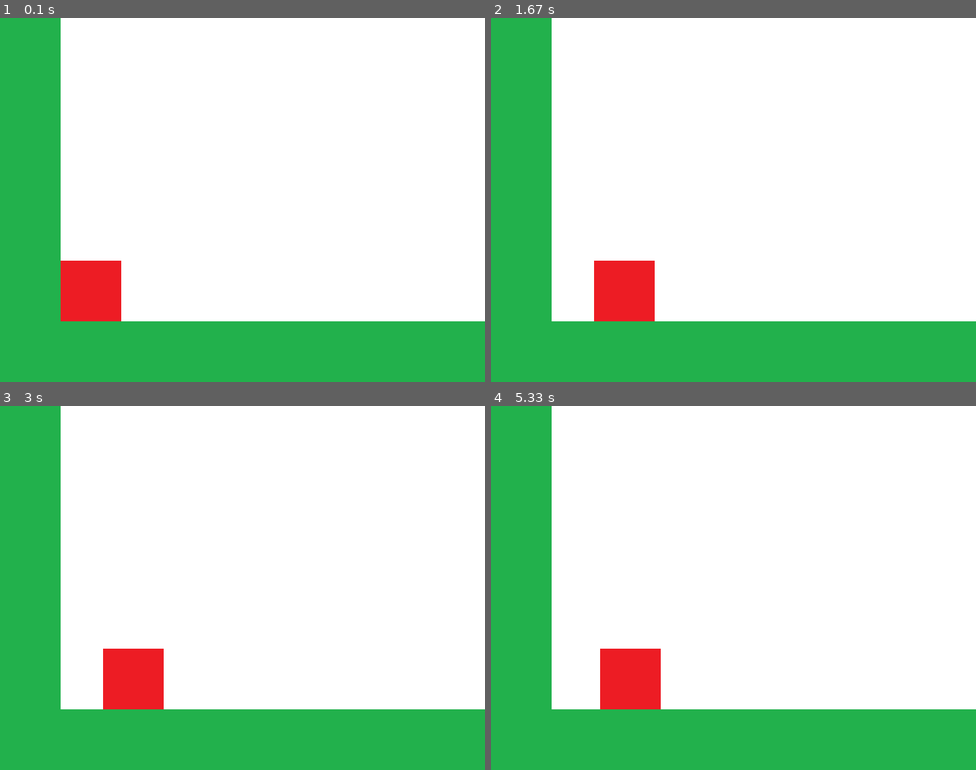
Above: before the commit, frames 1-4 (two rows, left to right).
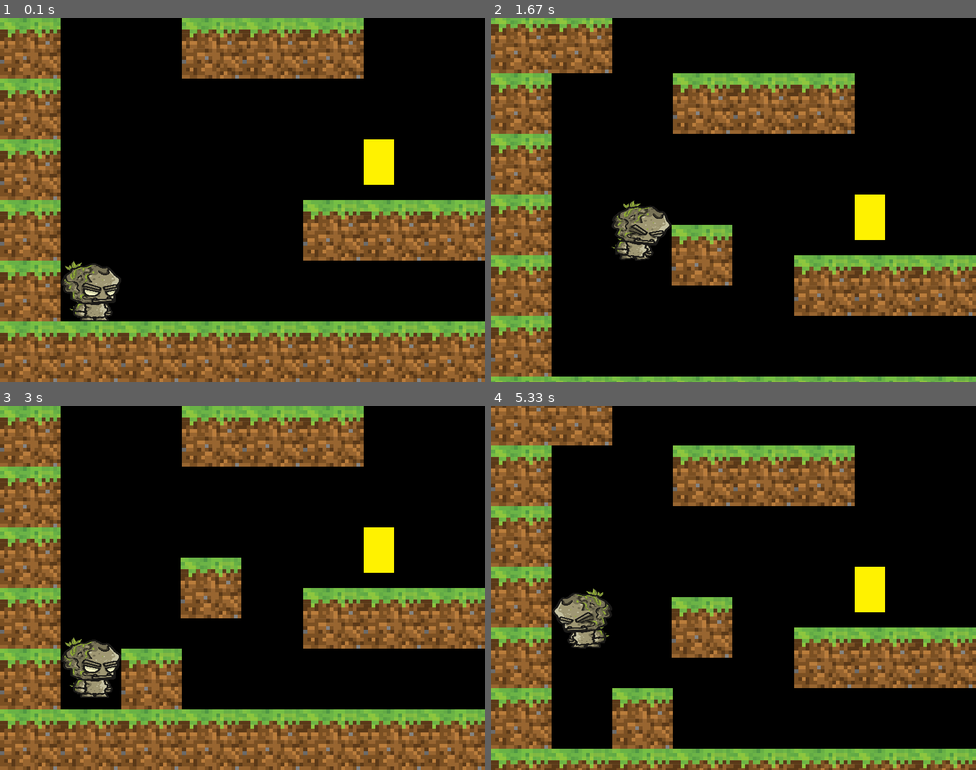
Above: after the commit, the same moments.

Repository: qwatro2/yandex_pygame_project
Game: pygame game, started from main.py
Same seed, same stepped clock (60 frames per second), same inputs: the game is played once before the commit and once after it.
Inputs (mouse positions are in pixels of both pictures, inside the frame that each line leads up to):
- Up to frame 1 (0.1 s): no input
- Up to frame 2 (1.67 s): hold Space 0.33-0.8 s; hold Right 0.33-0.8 s; click (714, 214) at 0.88 s; tap 0 at 1.17 s; click (733, 221) at 1.62 s
- Up to frame 3 (3 s): click (291, 668) at 2.5 s
- Up to frame 4 (5.33 s): hold Space 3.1-3.57 s; hold Right 3.1-3.57 s; hold D 3.6-4.07 s; hold Left 4.1-4.63 s; click (791, 620) at 4.72 s; hold 0 from 5 s (still down); hold Left from 5 s (still down)

The runs differ from the first frame. In frame 1, 100% of the frame differs, in the area x 0-100%, y 0-100%; in frame 2, 100%; in frame 3, 100%; in frame 4, 100%.

Commit message:
Добавил чекпоинты
DEBUG: при нажатии на 0 герой умирает

Diff:
--- a/classes.py
+++ b/classes.py
@@ -1,3 +1,4 @@
+import time
 import pygame
 import constants
 import first_state_funcs
@@ -9,64 +10,192 @@
     Родительский класс для других блоков.
     '''
 
-    image = first_state_funcs.load_image('base_block.png', constants.TILE_WIDTH, constants.TILE_HEIGHT)
+    image = first_state_funcs.load_image('Stone.png', constants.TILE_WIDTH, constants.TILE_HEIGHT)
 
     def __init__(self, x, y, *groups):
         super().__init__(*groups)
         self.image = BaseBlock.image
         self.rect = self.image.get_rect()
-        self.rect.x = x
-        self.rect.y = y
+        self.rect.left = x
+        self.rect.top = y
 
     def get_rect(self):
         return self.rect
 
 
-class Player(pygame.sprite.Sprite):
-    '''
-    Класс Игрока.
-    '''
-
-    image = first_state_funcs.load_image('base_player.png', constants.TILE_WIDTH, constants.TILE_HEIGHT)
+class Checkpoint(pygame.sprite.Sprite):
+    '''
+    Класс Чекпоинта.
+    '''
+
+    image_off = first_state_funcs.load_image('base_checkpoint_off.png', constants.CHECKPOINT_WIDTH,
+                                             constants.CHECKPOINT_HEIGHT)
+
+    image_on = first_state_funcs.load_image('base_checkpoint_on.png', constants.CHECKPOINT_WIDTH,
+                                            constants.CHECKPOINT_HEIGHT)
 
     def __init__(self, x, y, *groups):
         super().__init__(*groups)
-        self.image = Player.image
+        self.image = Checkpoint.image_off
+        self.rect = self.image.get_rect()
+        self.rect.left = x
+        self.rect.top = y
+        self.is_on = False
+
+    def get_is_on(self):
+        return self.is_on
+
+    def set_is_on(self):
+        self.is_on = True
+        self.image = Checkpoint.image_on
+
+    def get_coords(self):
+        return self.rect.left, self.rect.top
+
+
+class Player(pygame.sprite.Sprite):
+    '''
+    Класс Игрока.
+    '''
+
+    rimage = first_state_funcs.load_image('Stone_Golem.png', constants.TILE_WIDTH, constants.TILE_HEIGHT)
+    limage = first_state_funcs.load_image('Stone_Golem-.png', constants.TILE_WIDTH, constants.TILE_HEIGHT)
+
+    def __init__(self, x, y, *groups):
+        super().__init__(*groups)
+        self.image = Player.rimage
         self.rect = self.image.get_rect()
         self.rect.x = x
         self.rect.y = y
 
+        self.number_of_blocks = 10
+        self.direction = 1  # 1, если смотрим направо, иначе 0
+
+        self.to_go_x = x
+        self.to_go_y = y
+
         self.vx = 0
         self.vy = 0
         self.on_ground = False
 
+        self.rwalk = [
+            first_state_funcs.load_image(f'Stone_Walking\Stone_Golem_Walking_{str(i).rjust(3, "0")}.png',
+                                         constants.TILE_WIDTH,
+                                         constants.TILE_HEIGHT) for i in range(24)]
+        self.rwalk_number = 0
+        self.lwalk = [
+            first_state_funcs.load_image(f'Stone_Walking\Stone_Golem_Walking_-{str(i).rjust(3, "0")}.png',
+                                         constants.TILE_WIDTH,
+                                         constants.TILE_HEIGHT) for i in range(24)]
+        self.lwalk_number = 0
+
+        self.rjump = first_state_funcs.load_image('Stone_Golem_Jumping_000.png', constants.TILE_WIDTH,
+                                                  constants.TILE_HEIGHT)
+        self.ljump = first_state_funcs.load_image('Stone_Golem_Jumping_-000.png', constants.TILE_WIDTH,
+                                                  constants.TILE_HEIGHT)
+
+        self.dead = False
+        self.rdying = [
+            first_state_funcs.load_image(f'Stone_Dying\Stone_Golem_Dying_{str(i).rjust(3, "0")}.png',
+                                         constants.TILE_WIDTH,
+                                         constants.TILE_HEIGHT) for i in range(15)]
+        self.rdying_number = 0
+        self.ldying = [
+            first_state_funcs.load_image(f'Stone_Dying\Stone_Golem_Dying_-{str(i).rjust(3, "0")}.png',
+                                         constants.TILE_WIDTH,
+                                         constants.TILE_HEIGHT) for i in range(15)]
+        self.ldying_number = 0
+
     def update(self, left, right, up, tile_group):
-        if left:
-            self.vx = -constants.MOVE_SPEED
-
-        if right:
-            self.vx = constants.MOVE_SPEED
-
-        if up:
-            if self.on_ground:
-                self.vy = -constants.JUMP_POWER
-
-        if not (left or right):
-            self.vx = 0
-
-        if not self.on_ground:
-            self.vy += constants.GRAVITY
-
-        self.on_ground = False
-
-        self.rect.x += self.vx
-        self.collide(self.vx, 0, tile_group)
-
-        self.rect.y += self.vy
-        self.collide(0, self.vy, tile_group)
+
+        if self.dead:
+
+            if self.direction == 1:
+
+                self.image = self.rdying[self.rdying_number]
+                self.rdying_number += 1
+
+            else:
+
+                self.image = self.ldying[self.ldying_number]
+                self.ldying_number += 1
+
+            if self.rdying_number == len(self.rdying) - 1 or self.ldying_number == len(self.ldying) - 1:
+                self.dead = False
+                self.move(self.to_go_x, self.to_go_y)
+                self.ldying_number = 0
+                self.rdying_number = 0
+
+            pygame.time.wait(100)
+
+        else:
+
+            if left:
+                self.vx = -constants.MOVE_SPEED
+                self.direction = 0
+
+            if right:
+                self.vx = constants.MOVE_SPEED
+                self.direction = 1
+
+            if up:
+                if self.on_ground:
+                    self.vy = -constants.JUMP_POWER
+
+            if not (left or right):
+                self.vx = 0
+
+            if not self.on_ground:
+                self.vy += constants.GRAVITY
+            self.on_ground = False
+            self.rect.x += self.vx
+            self.collide(self.vx, 0, tile_group)
+
+            self.rect.y += self.vy
+            self.collide(0, self.vy, tile_group)
+
+            if not (-1 < self.vy < 1):
+
+                self.lwalk_number = 0
+                self.rwalk_number = 0
+
+                if self.direction == 1:
+                    self.image = self.rjump
+
+                else:
+                    self.image = self.ljump
+
+            elif left or right:
+
+                if self.direction == 1:
+
+                    self.lwalk_number = 0
+                    self.image = self.rwalk[self.rwalk_number]
+                    self.rwalk_number += 1
+                    self.rwalk_number %= len(self.rwalk)
+
+                else:
+
+                    self.rwalk_number = 0
+                    self.image = self.lwalk[self.lwalk_number]
+                    self.lwalk_number += 1
+                    self.lwalk_number %= len(self.lwalk)
+
+            else:
+
+                if self.direction == 1:
+                    self.image = Player.rimage
+
+                else:
+                    self.image = Player.limage
+
+                self.rwalk_number = 0
+                self.lwalk_number = 0
 
     def collide(self, vx, vy, tile_group):
+
         for tile in tile_group:
+
             if pygame.sprite.collide_rect(self, tile):
 
                 if vx > 0:
@@ -84,6 +213,29 @@
                     self.rect.top = tile.get_rect().bottom
                     self.vy = 0
 
+    def move(self, x, y):
+        self.rect.x = x
+        self.rect.y = y
+
+    def die(self):
+        self.dead = True
+
+    def set_to_go_coords(self, x, y):
+        self.to_go_x = x
+        self.to_go_y = y
+
+    def add_number_of_blocks(self, value):
+        self.number_of_blocks += value
+
+    def get_number_of_blocks(self):
+        return self.number_of_blocks
+
+    def get_rect(self):
+        return self.rect
+
+    def get_direction(self):
+        return self.direction
+
 
 class Camera:
     def __init__(self, camera_func, width, height):
--- a/constants.py
+++ b/constants.py
@@ -9,7 +9,11 @@
 TILE_WIDTH = 100
 TILE_HEIGHT = 100
 
+# размеры чекпоинта
+CHECKPOINT_WIDTH = 50
+CHECKPOINT_HEIGHT = 75
+
 # физика
 GRAVITY = 0.35
-MOVE_SPEED = 5
-JUMP_POWER = 5
+MOVE_SPEED = 7
+JUMP_POWER = 12
--- /dev/null
+++ b/data/levels/lil_level.txt
@@ -0,0 +1,6 @@
+00000000
+00000000
+00000000
+00000000
+02000000
+11111111
--- a/data/levels/test_level.txt
+++ b/data/levels/test_level.txt
@@ -1,12 +1,12 @@
 1111111111111111
 1000000000000001
 1000000000000001
+1001110000000001
 1000000000000001
-1000000000000001
-1000000000000001
-1000000000000001
-1000000000000001
-1000000000000001
-1000000000000001
-1200000000000001
+1100000000000001
+1001110000000001
+1000000001100001
+1000003000000001
+1000011100000001
+1200000000000301
 1111111111111111
--- a/main.py
+++ b/main.py
@@ -12,9 +12,14 @@
     # инициализация констант игры
     game_loop = True
     screen = pygame.display.set_mode((constants.WIDTH, constants.HEIGHT))
+
+    pygame.mixer.music.load('data\music\Toccata_et_Fugue.ogg')
+    pygame.mixer.music.play(-1)
+
     clock = pygame.time.Clock()
     all_sprites = pygame.sprite.Group()
     tile_group = pygame.sprite.Group()
+    checkpoints_group = pygame.sprite.Group()
     player_group = pygame.sprite.Group()
     left, right, up = [False] * 3
 
@@ -24,7 +29,7 @@
     # генерация уровня
     level_map = first_state_funcs.load_level('test_level.txt')
     player, level_width, level_height = second_state_funcs.generate_level(level_map, tile_group, player_group,
-                                                                          all_sprites)
+                                                                          checkpoints_group, all_sprites)
 
     # добавляем камеру
     camera = classes.Camera(second_state_funcs.camera_configure, (level_width + 1) * constants.TILE_WIDTH,
@@ -47,8 +52,12 @@
                 if event.key in (pygame.K_RIGHT, pygame.K_d):
                     right = True
 
-                if event.key == pygame.K_SPACE:
+                if event.key in (pygame.K_SPACE, pygame.K_UP, pygame.K_w):
                     up = True
+
+                # DEBUG
+                if event.key == pygame.K_0:
+                    player.die()
 
             elif event.type == pygame.KEYUP:
 
@@ -58,15 +67,49 @@
                 if event.key in (pygame.K_RIGHT, pygame.K_d):
                     right = False
 
-                if event.key == pygame.K_SPACE:
+                if event.key in (pygame.K_SPACE, pygame.K_UP, pygame.K_w):
                     up = False
+
+            elif event.type == pygame.MOUSEBUTTONDOWN:
+
+                if event.button == 1:
+
+                    if player.get_number_of_blocks() > 0:
+
+                        new_block_x, new_block_y = None, None
+
+                        if player.get_direction() == 0:
+
+                            new_block_x = player.get_rect().left - constants.TILE_WIDTH
+
+                        else:
+
+                            new_block_x = player.get_rect().right
+
+                        new_block_y = player.get_rect().top
+
+                        new_block = classes.BaseBlock(new_block_x,
+                                                      new_block_y)
+
+                        if pygame.sprite.spritecollideany(new_block, tile_group):
+                            new_block.kill()
+                        else:
+                            tile_group.add(new_block)
+                            all_sprites.add(new_block)
 
         # обновление всех спрайтов
         all_sprites.update(left, right, up, tile_group)
 
+        for checkpoint in checkpoints_group:
+
+            if pygame.sprite.collide_rect(player, checkpoint):
+
+                if isinstance(checkpoint, classes.Checkpoint) and not checkpoint.get_is_on():
+                    player.set_to_go_coords(*checkpoint.get_coords())
+                    checkpoint.set_is_on()
+
         # отрисовка всех спрайтов
-        screen.fill('white')
-        # all_sprites.draw(screen)
+        screen.fill('black')
         camera.update(player)
         for sprite in all_sprites:
             screen.blit(sprite.image, camera.apply(sprite))
--- a/second_state_funcs.py
+++ b/second_state_funcs.py
@@ -4,7 +4,7 @@
 
 
 def generate_level(level_map: list, tile_group: pygame.sprite.Group, player_group: pygame.sprite.Group,
-                   all_sprites: pygame.sprite.Group) -> tuple:
+                   checkpoints_group: pygame.sprite.Group, all_sprites: pygame.sprite.Group) -> tuple:
     '''
 
     :param level_map: двумерный список - карта уровня
@@ -15,6 +15,7 @@
     '''
 
     new_player, x, y = [None] * 3
+    player_x, player_y = None, None
 
     # циклом проходимся по всем элементам карты, создавая спрайты
     for y in range(len(level_map)):
@@ -30,8 +31,16 @@
 
             elif level_map[y][x] == '2':
                 # TODO: добавить спрайт пустоты
-                new_player = classes.Player(x * constants.TILE_WIDTH, y * constants.TILE_HEIGHT, player_group,
-                                            all_sprites)
+                player_x = x
+                player_y = y
+
+            elif level_map[y][x] == '3':
+                # TODO: добавить спрайт пустоты
+                classes.Checkpoint(x * constants.TILE_WIDTH, y * constants.TILE_HEIGHT, checkpoints_group,
+                                   all_sprites)
+
+    new_player = classes.Player(player_x * constants.TILE_WIDTH, player_y * constants.TILE_HEIGHT, player_group,
+                                all_sprites)
 
     return new_player, x, y
 
Not shown, added: TODO.txt
Binary file added: data/sprites/Stone.png
Binary file added: data/sprites/Stone_Dying/Stone_Golem_Dying_-000.png
Binary file added: data/sprites/Stone_Dying/Stone_Golem_Dying_-001.png
Binary file added: data/sprites/Stone_Dying/Stone_Golem_Dying_-002.png
Binary file added: data/sprites/Stone_Dying/Stone_Golem_Dying_-003.png
Binary file added: data/sprites/Stone_Dying/Stone_Golem_Dying_-004.png
Binary file added: data/sprites/Stone_Dying/Stone_Golem_Dying_-005.png
Binary file added: data/sprites/Stone_Dying/Stone_Golem_Dying_-006.png
Binary file added: data/sprites/Stone_Dying/Stone_Golem_Dying_-007.png
Binary file added: data/sprites/Stone_Dying/Stone_Golem_Dying_-008.png
Binary file added: data/sprites/Stone_Dying/Stone_Golem_Dying_-009.png
(and 75 more such lines)
